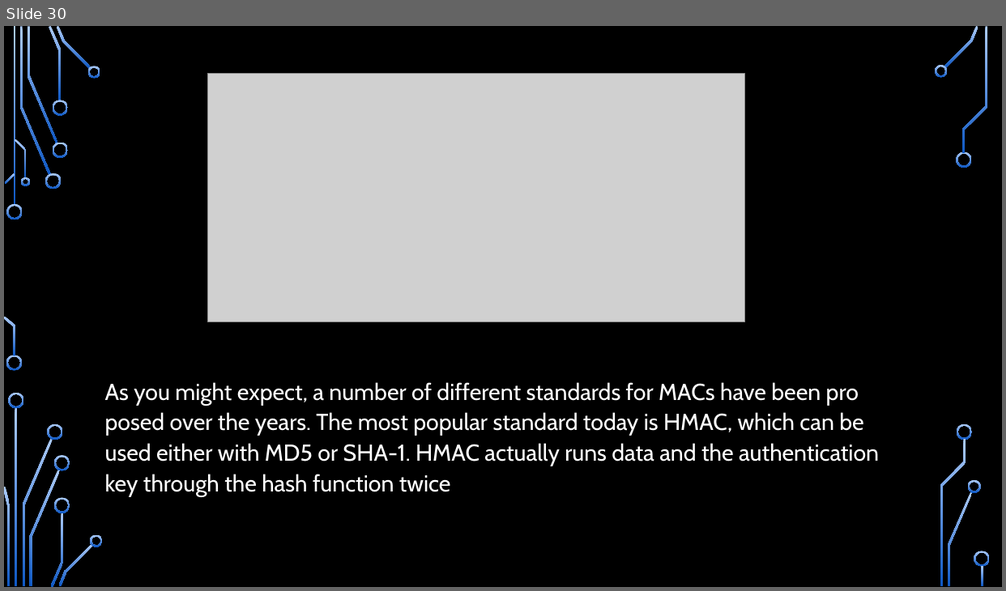
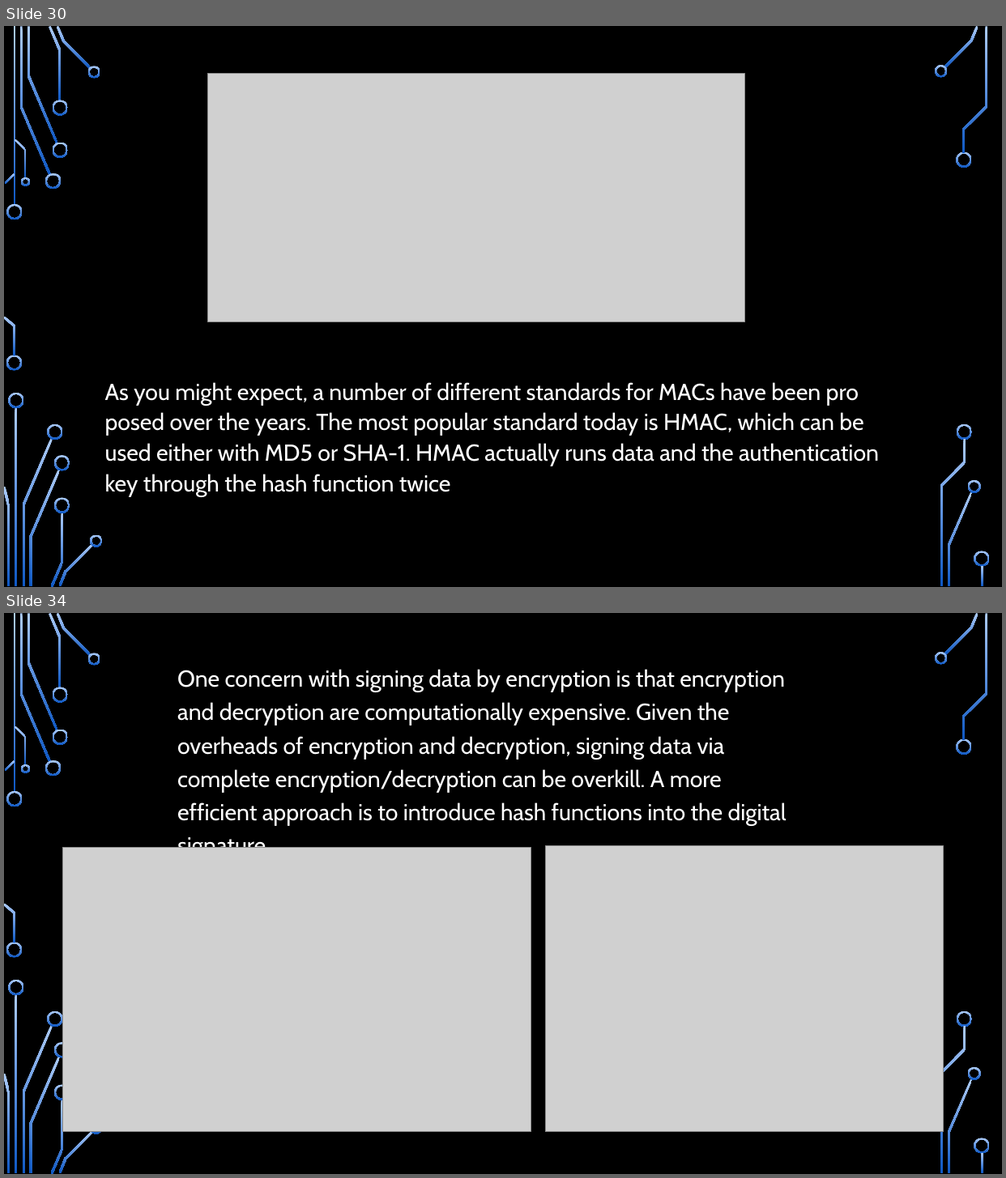
Before and after one commit to CDsonji/NET-Seminar, a slide deck: TLS.pptx. Shown one above the other, each under a label of ours: slide 30 before the commit, slides 30 and 34 after it; the slides between them are not shown. The pictures are 1006x591 and 1006x1178 pixels, drawn with LibreOffice and Linux fonts; fonts in the diff are those of the drawing; grey boxes stand for pictures; background and template pictures are left out. Boxes give left, top, right and bottom in pixels: in the first picture for what was removed or moved away, otherwise in the second. Text is boxed around its words. In the diff, an @@ line names an element or a change of style, - is before the commit and + after.

```diff
--- a/TLS.pptx
+++ b/TLS.pptx
@@ slide 34 added at (x1=4, y1=613, x2=1002, y2=1174), background picture (left out); not listed: 36 template elements that a slide beside it also shows @@
@@ text added at (x1=177, y1=669, x2=786, y2=848), 22.2 pt, text #FFFFFF @@
+One concern with signing data by encryption is that encryption and decryption are computationally expensive. Given the overheads of encryption and decryption, signing data via complete encryption/decryption can be overkill. A more efficient approach is to introduce hash functions into the digital signature.
@@ picture added at (x1=63, y1=847, x2=531, y2=1131) @@
@@ picture added at (x1=545, y1=845, x2=943, y2=1132) @@
```
Also in this commit, not shown: 6 other slides added.
